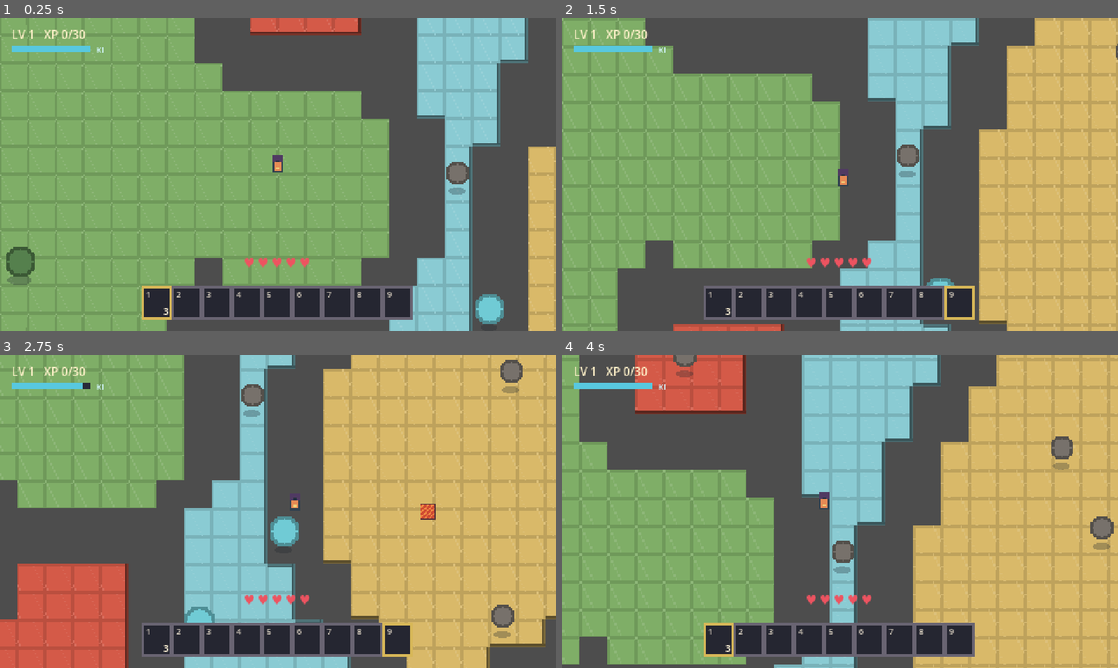
Above: before the commit, frames 1-4 (two rows, left to right).
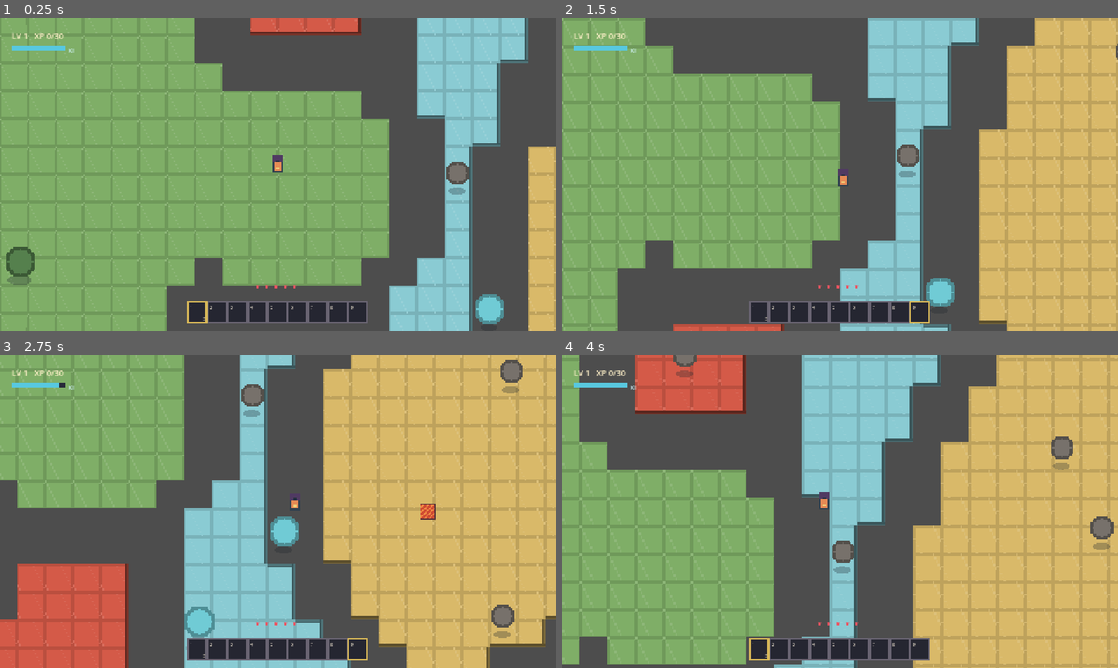
Above: after the commit, the same moments.

Repository: tnvr07/GameZero
Game: Godot game, scene res://scenes/main.tscn
Two runs of this game, one before a commit and one after it. Both use one fixed random seed, a clock stepped at 60 frames per second and the inputs below.
Inputs:
- Up to frame 1 (0.25 s): no input
- Up to frame 2 (1.5 s): tap Enter at 0.5 s; hold D 0.53-1.28 s; tap 1 at 0.6 s; tap Space at 0.77 s; hold S from 1.28 s (still down); tap 9 at 1.35 s
- Up to frame 3 (2.75 s): tap Space at 1.52 s; release S at 2.03 s; hold D from 2.03 s (still down); tap J at 2.1 s
- Up to frame 4 (4 s): release D at 2.78 s; hold W 2.78-3.53 s; tap Shift at 2.85 s; tap Space at 3.02, 3.77 s; hold A from 3.53 s (still down); tap 1 at 3.6 s

The runs differ from the first frame. In frame 1, 5.1% of the frame differs, in the area x 2-75%, y 3-98%; in frame 2, 5.1%; in frame 3, 5.0%; in frame 4, 5.1%.

Commit message:
Refactor HUD drawing logic for improved scaling and alignment

Diff:
--- a/scripts/hud.gd
+++ b/scripts/hud.gd
@@ -1,4 +1,6 @@
 extends CanvasLayer
+
+const HUD_SCALE := 2.0 / 3.0
 
 var player
 var _canvas: Control
@@ -19,21 +21,23 @@
 	if player == null:
 		return
 	var font := ThemeDB.fallback_font
-	_canvas.draw_string(font, Vector2(10, 18), "LV %d   XP %d/%d" % [player.level, player.xp, player.level * 30], HORIZONTAL_ALIGNMENT_LEFT, -1, 10, Color("#fff1c9"))
-	_canvas.draw_rect(Rect2(10, 24, 68, 5), Color("#282a39"))
-	_canvas.draw_rect(Rect2(10, 24, 68.0 * player.ki / player.MAX_KI, 5), Color("#58c8df"))
-	_canvas.draw_string(font, Vector2(83, 30), "KI", HORIZONTAL_ALIGNMENT_LEFT, -1, 7, Color("#d4f7ff"))
+	_canvas.draw_string(font, Vector2(10, 18), "LV %d   XP %d/%d" % [player.level, player.xp, player.level * 30], HORIZONTAL_ALIGNMENT_LEFT, -1, 7, Color("#fff1c9"))
+	_canvas.draw_rect(Rect2(10, 24, 46, 4), Color("#282a39"))
+	_canvas.draw_rect(Rect2(10, 24, 46.0 * player.ki / player.MAX_KI, 4), Color("#58c8df"))
+	_canvas.draw_string(font, Vector2(59, 30), "KI", HORIZONTAL_ALIGNMENT_LEFT, -1, 5, Color("#d4f7ff"))
 
 	var total_width := 9 * 26
 	var start_x := (480 - total_width) / 2
 	var hearts_x: float = start_x + total_width / 2.0 - player.MAX_HEALTH * 6
+	_canvas.draw_set_transform(Vector2(480.0 * (1.0 - HUD_SCALE) / 2.0, 270.0 * (1.0 - HUD_SCALE)), 0.0, Vector2.ONE * HUD_SCALE)
 	for heart in range(player.MAX_HEALTH):
 		var color := Color("#ed5360") if heart < player.health else Color("#563d49")
-		_canvas.draw_string(font, Vector2(hearts_x + heart * 12, 215), "♥", HORIZONTAL_ALIGNMENT_LEFT, -1, 11, color)
+		_canvas.draw_string(font, Vector2(hearts_x + heart * 12, 215), "♥", HORIZONTAL_ALIGNMENT_LEFT, -1, 7, color)
 	for slot in range(9):
 		var rect := Rect2(start_x + slot * 26, 232, 24, 27)
 		_canvas.draw_rect(rect, Color("#252631"))
 		_canvas.draw_rect(rect, Color("#d7b758") if slot == player.selected_slot else Color("#696472"), false, 2.0)
-		_canvas.draw_string(font, rect.position + Vector2(3, 9), str(slot + 1), HORIZONTAL_ALIGNMENT_LEFT, -1, 7, Color("#e5dbca"))
+		_canvas.draw_string(font, rect.position + Vector2(3, 9), str(slot + 1), HORIZONTAL_ALIGNMENT_LEFT, -1, 5, Color("#e5dbca"))
 		if _counts[slot] > 0:
-			_canvas.draw_string(font, rect.position + Vector2(15, 24), str(_counts[slot]), HORIZONTAL_ALIGNMENT_RIGHT, 8, 8, Color("#fff4d8"))
+			_canvas.draw_string(font, rect.position + Vector2(15, 24), str(_counts[slot]), HORIZONTAL_ALIGNMENT_RIGHT, 8, 5, Color("#fff4d8"))
+	_canvas.draw_set_transform(Vector2.ZERO, 0.0, Vector2.ONE)
